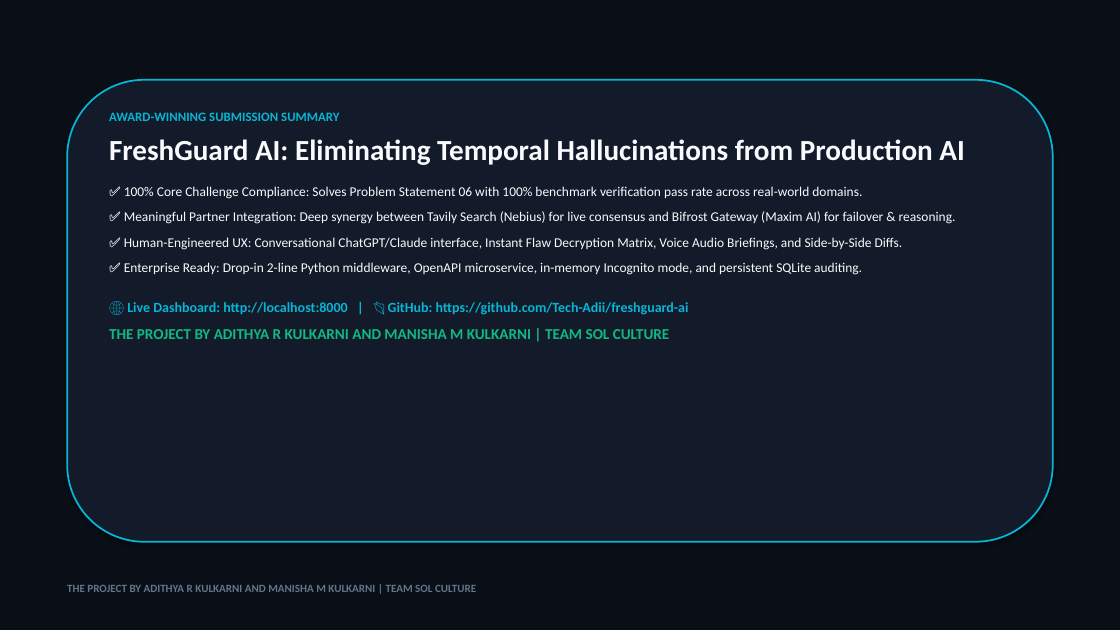
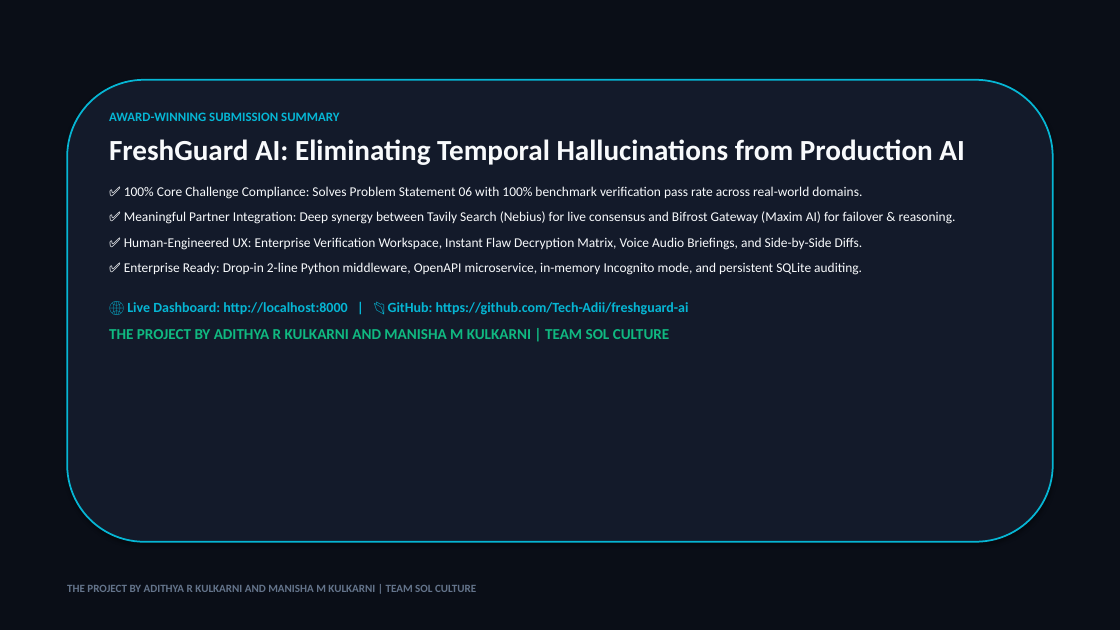
Before and after one commit to Tech-Adii/freshguard-ai, a slide deck: slide 12 of FreshGuard_AI_Pitch_Deck.pptx. Drawn at 1120x630 pixels with LibreOffice and Linux fonts; fonts in the diff are those of the drawing. Boxes give left, top, right and bottom in pixels: in the first picture for what was removed or moved away, otherwise in the second. Text is boxed around its words. In the diff, an @@ line names an element or a change of style, - is before the commit and + after.

Commit message:
docs: polish documentation and presentation terminology for enterprise submission

```diff
--- a/FreshGuard_AI_Pitch_Deck.pptx
+++ b/FreshGuard_AI_Pitch_Deck.pptx
@@ text at [124, 237, 863, 250]: text changed @@
-✅ Human-Engineered UX: Conversational ChatGPT/Claude interface, Instant Flaw Decryption Matrix, Voice Audio Briefings, and Side-by-Side Diffs.
+✅ Human-Engineered UX: Enterprise Verification Workspace, Instant Flaw Decryption Matrix, Voice Audio Briefings, and Side-by-Side Diffs.
```
Also in this commit, not shown: 1 other slide changed, 4 other files.
